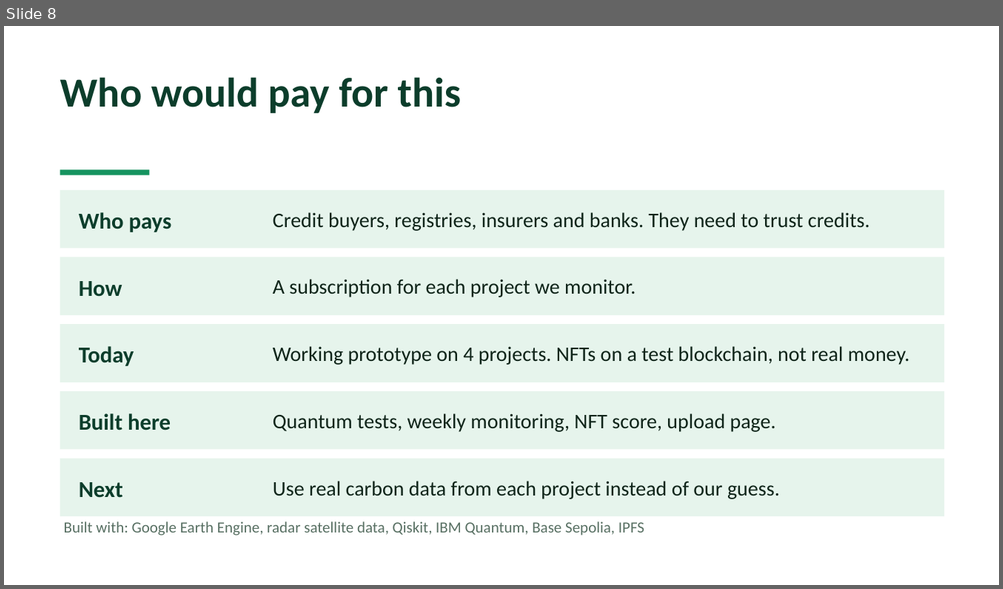
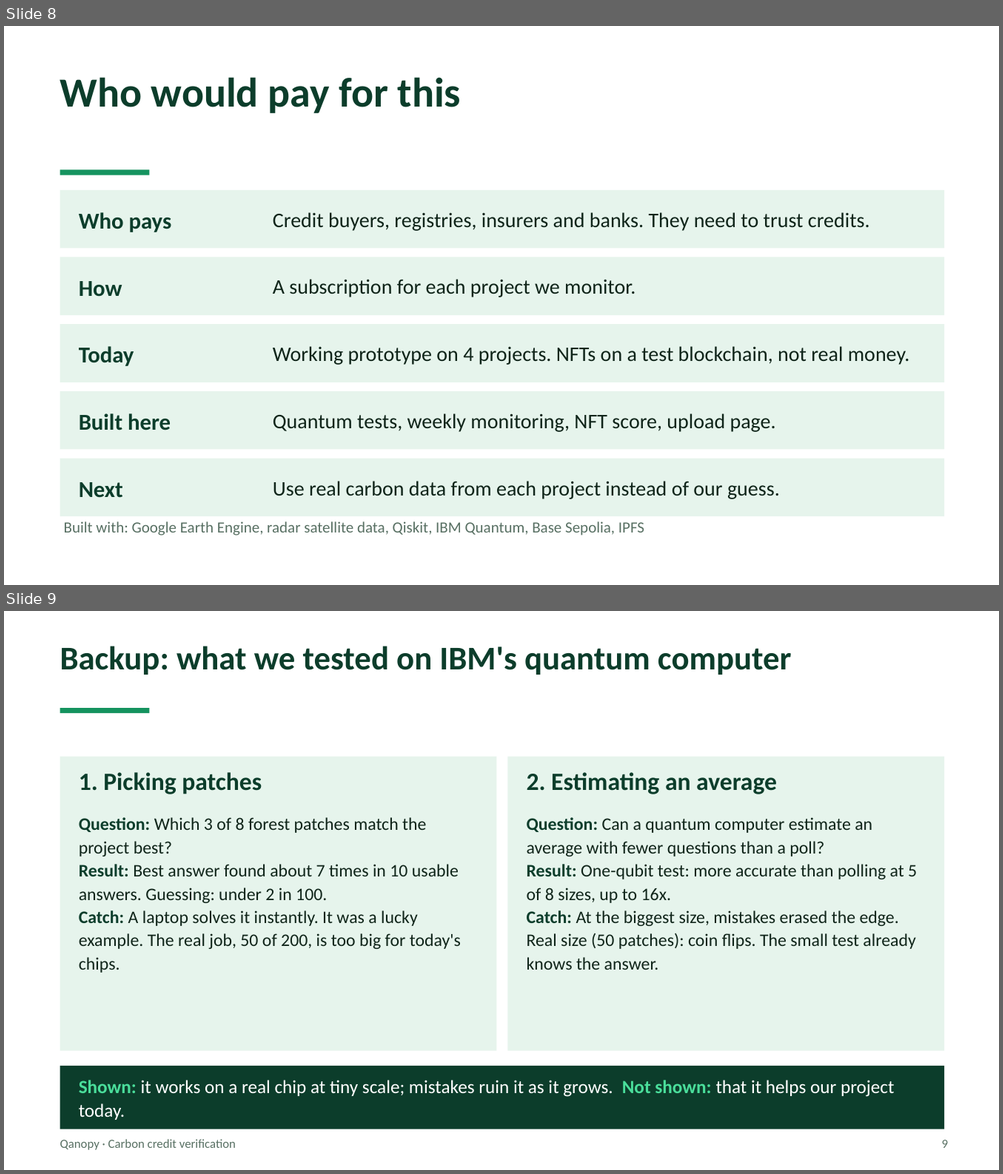
Before and after one commit to Quantum-hackathon-Qanopy/Parcel_finder, a slide deck: docs/Qanopy_pitch.pptx. Shown one above the other, each under a label of ours: slide 8 before the commit, slides 8 and 9 after it. The pictures are 1003x589 and 1003x1174 pixels, drawn with LibreOffice and Linux fonts; fonts in the diff are those of the drawing. Boxes give left, top, right and bottom in pixels: in the first picture for what was removed or moved away, otherwise in the second. Text is boxed around its words. In the diff, an @@ line names an element or a change of style, - is before the commit and + after.

Commit message:
PPTX5

```diff
--- a/docs/Qanopy_pitch.pptx
+++ b/docs/Qanopy_pitch.pptx
@@ slide 9 added at [4,611,999,1170], background #FFFFFF @@
@@ text added at [60,646,791,675], 32 pt, text #0C3D2B, bold @@
+Backup: what we tested on IBM's quantum computer
@@ rectangle added at [60,708,150,713], fill #15935F @@
@@ rectangle added at [60,757,496,1051], fill #E6F4EC @@
@@ rectangle added at [508,757,944,1051], fill #E6F4EC @@
@@ text added at [79,772,262,795], 24 pt, text #0C3D2B, bold @@
+1. Picking patches
@@ text added at [526,772,777,795], 24 pt, text #0C3D2B, bold @@
+2. Estimating an average
@@ text added at [79,817,461,973], 17 pt, text #0F2419 @@
+Question: Which 3 of 8 forest patches match the project best?
+Result: Best answer found about 7 times in 10 usable answers. Guessing: under 2 in 100.
+Catch: A laptop solves it instantly. It was a lucky example. The real job, 50 of 200, is too big for today's chips.
@@ text added at [526,817,916,970], 17 pt, text #0F2419 @@
+Question: Can a quantum computer estimate an average with fewer questions than a poll?
+Result: One-qubit test: more accurate than polling at 5 of 8 sizes, up to 16x.
+Catch: At the biggest size, mistakes erased the edge. Real size (50 patches): coin flips. The small test already knows the answer.
@@ rectangle added at [60,1066,944,1130], fill #0C3D2B @@
@@ text added at [79,1080,893,1120], 18 pt, text #FFFFFF @@
+Shown: it works on a real chip at tiny scale; mistakes ruin it as it grows. Not shown: that it helps our project today.
@@ text added at [60,1139,236,1150], 12 pt, text #587063 @@
+Qanopy · Carbon credit verification
@@ text added at [942,1140,948,1148], 12 pt, text #587063 @@
+9
```
